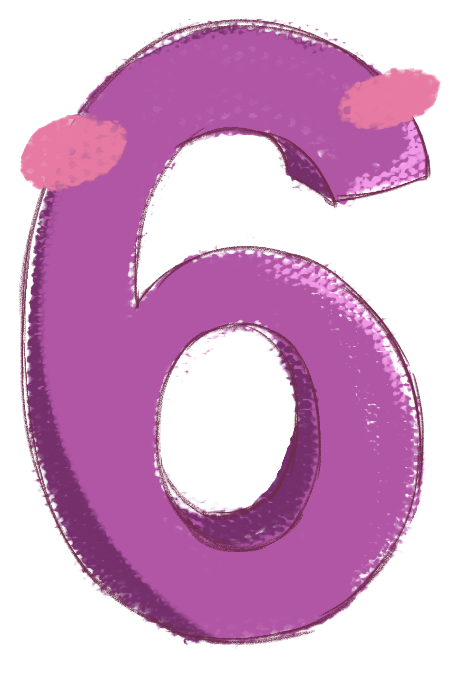
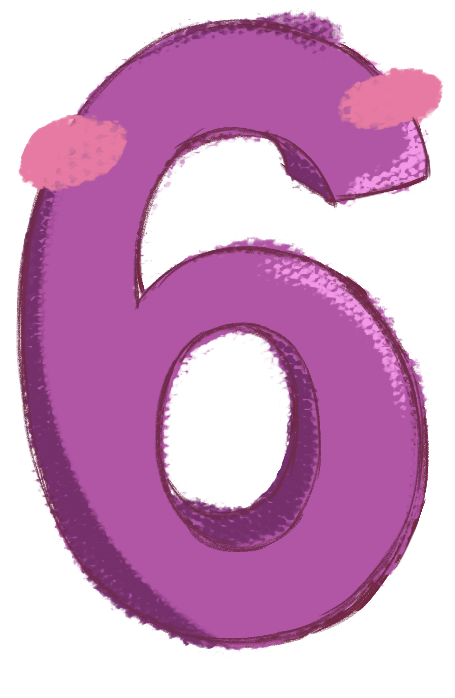
Two versions of the same layered image (455×698). Layer-by-layer changes:
showed "Layer 7" over (x1=16, y1=18, x2=444, y2=654)
showed "Layer 5" over (x1=18, y1=8, x2=440, y2=667)
